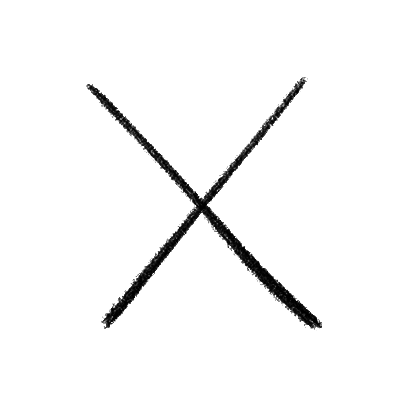
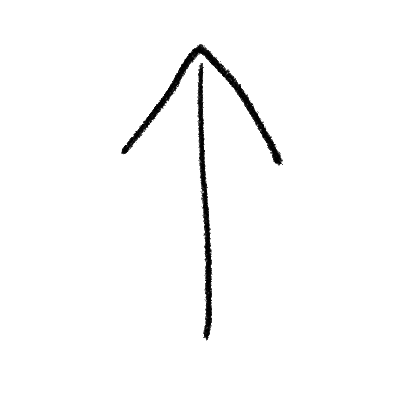
Revision of a layered 400×400 image; what changed, layer by layer:
added layer "레이어 7" above "레이어 6" over [121, 44, 283, 341]
hid "레이어 6" over [86, 76, 323, 331]
